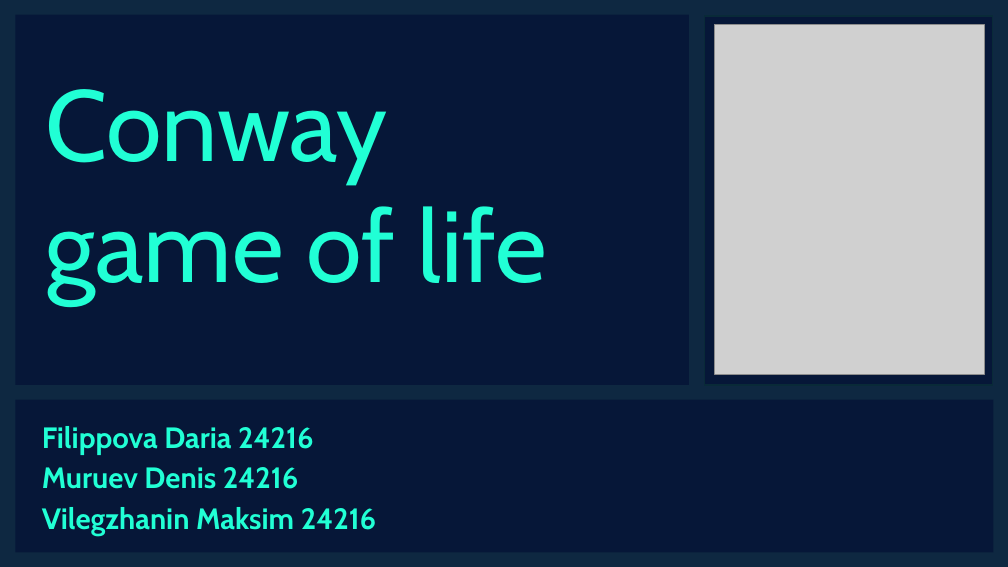
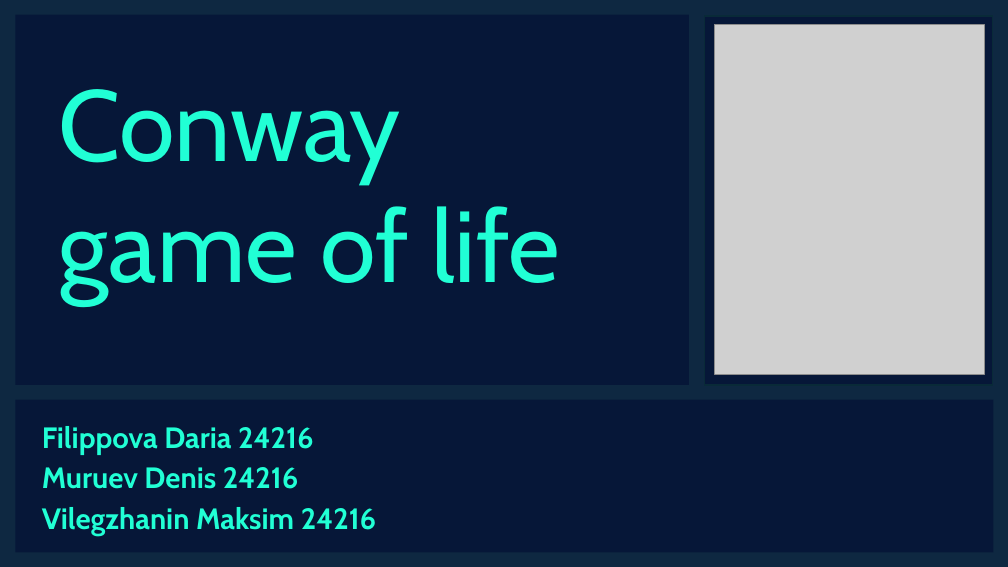
Before and after one commit to Denmurzik/Game-of-Life, a slide deck: slide 1 of Презентация1.pptx. Drawn at 1008x567 pixels with LibreOffice and Linux fonts; fonts in the diff are those of the drawing; grey boxes stand for pictures; background and template pictures are left out. Boxes give left, top, right and bottom in pixels: in the first picture for what was removed or moved away, otherwise in the second. Text is boxed around its words. In the diff, an @@ line names an element or a change of style, - is before the commit and + after.

```diff
--- a/Презентация1.pptx
+++ b/Презентация1.pptx
@@ text "Conway game of life": place and size @@
-text "Conway game of life" at box(45, 89, 547, 303)
+text "Conway game of life" at box(59, 89, 560, 303)
```
Also in this commit, not shown: 2 other slides changed, 1 slide added, 6 other files.
